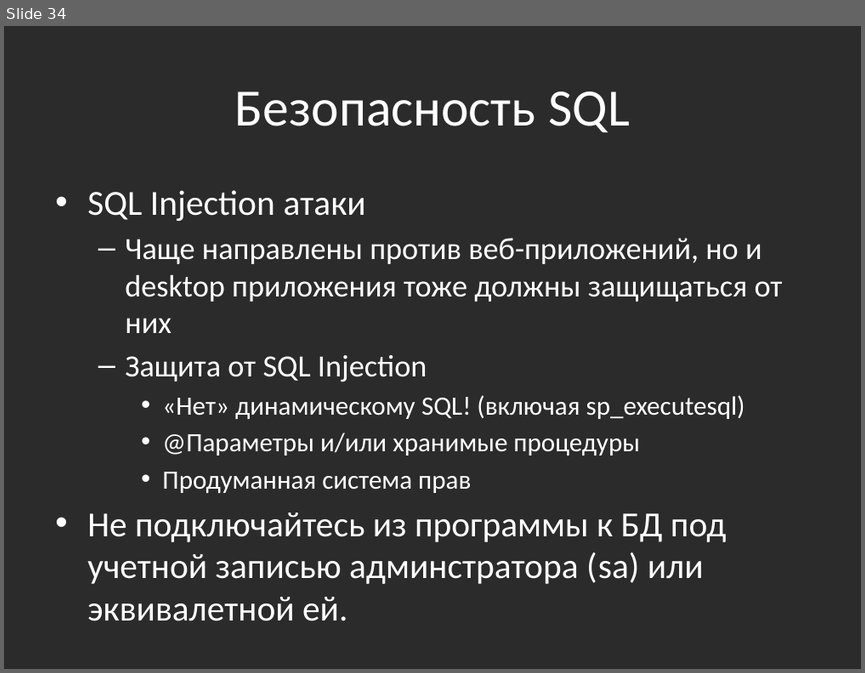
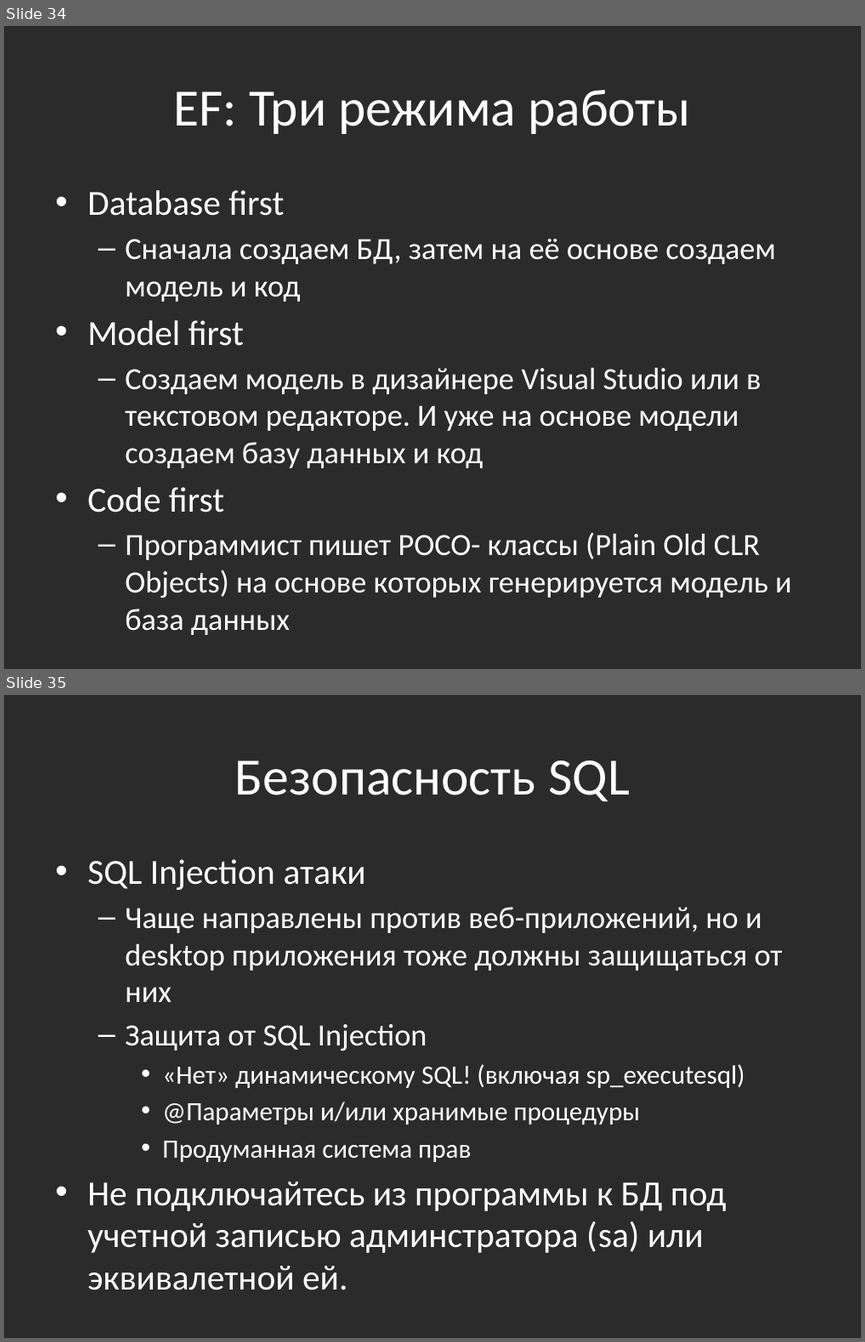
Before and after one commit to bazile/Training, a slide deck: Presentation/lesson-10-adonet.pptx. Shown one above the other, each under a label of ours: slide 34 before the commit, slides 34 and 35 after it. The pictures are 865x673 and 865x1342 pixels, drawn with LibreOffice and Linux fonts; fonts in the diff are those of the drawing; background and template pictures are left out; a plain dark background stands for a picture behind light text. Boxes give left, top, right and bottom in pixels: in the first picture for what was removed or moved away, otherwise in the second. Text is boxed around its words. In the diff, an @@ line names an element or a change of style, - is before the commit and + after.

```diff
--- a/Presentation/lesson-10-adonet.pptx
+++ b/Presentation/lesson-10-adonet.pptx
@@ slide 34 added at box(4, 26, 861, 669), background picture (left out) @@
@@ title added at box(173, 90, 691, 134), 44 pt, text #FFFFFF @@
+EF: Три режима работы
@@ text added at box(87, 190, 792, 597), 25.9 pt, text #FFFFFF @@
+• Database first
+  – Сначала создаем БД, затем на её основе создаем модель и код
+• Model first
+  – Создаем модель в дизайнере Visual Studio или в текстовом редакторе. И уже на основе модели создаем базу данных и код
+• Code first
+  – Программист пишет POCO- классы (Plain Old CLR Objects) на основе которых генерируется модель и база данных
@@ what was slide 34 is now slide 35 @@
```
Also in this commit, not shown: 1 slide changed, 2 other files.
